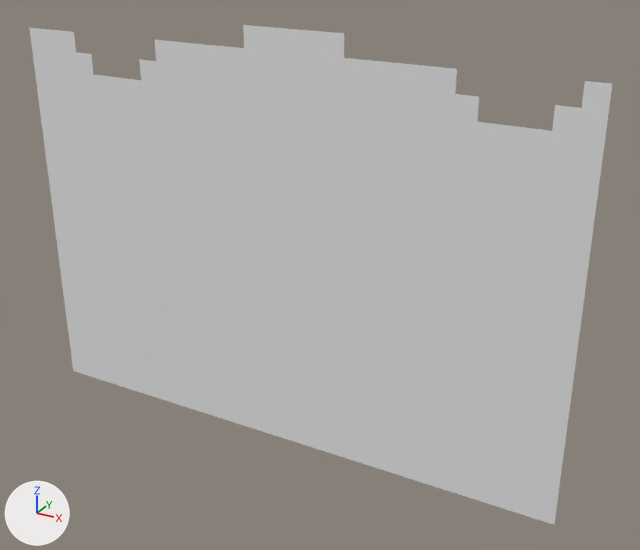
Before and after pictures for a commit that changed the OBJ model MardukGame/Assets/Tiled2Unity/Meshes/levelChunk2.obj.
Camera for both pictures: a 50 mm camera at (-2157.0, -2147.0, -921.0) aimed at (-3359.0, 39.0, -2015.0). The axes (+X, +Y, +Z) are drawn at lower left. The lights are the same throughout. Where no turn or scale is listed for an object, it has been applied to the vertices.

The first picture shows 'levelChunk2'.
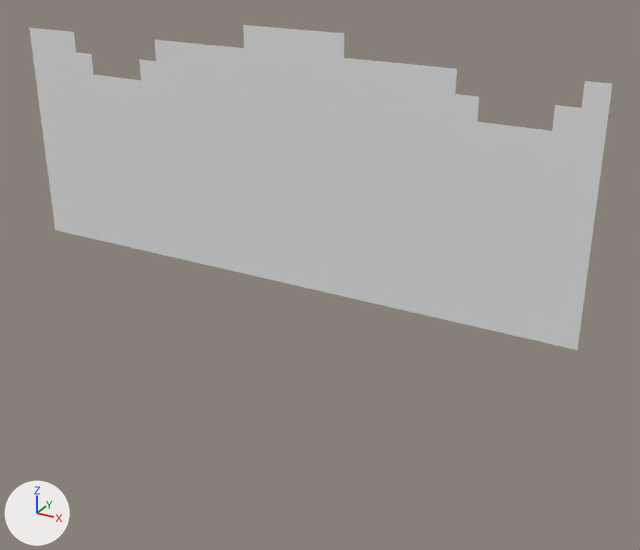
Location of each change, (x1, y1, x2, y2) in pixels of the pictures (640 x 550 px):
```json
{"object": "levelChunk2", "change": "reshaped", "before": [29, 25, 612, 525], "after": [29, 25, 612, 350], "on screen": "35% shorter"}
{"part": 1, "of": "me_levelchunk2", "change": "deleted", "before": [55, 230, 577, 525]}
```

The change, as JSON lines over the scene's bpy script:
```json
{"block": "me_levelchunk2", "where": "# used by ob_levelchunk2; location = (0.0, 0.0, 0.0)"}
{"op": "remove", "block": "me_levelchunk2", "code": "me_levelchunk2.from_pydata(...)  # 624 vertices, 569 faces; spans x -4416.0..-2560.0, y 0.0, z -2624.0..-1280.0"}
{"op": "add", "block": "me_levelchunk2", "code": "me_levelchunk2.from_pydata(...)  # 354 vertices, 308 faces; spans x -4416.0..-2560.0, y 0.0, z -2048.0..-1280.0"}
{"block": "me_levelchunk2", "change": "me_levelchunk2 part 1"}
{"block": "me_levelchunk2", "change": "270 vertices are removed from x -4416.0..-2560.0, y 0.0, z -2624.0..-2112.0"}
{"block": "me_levelchunk2", "change": "261 faces are deleted"}
```
